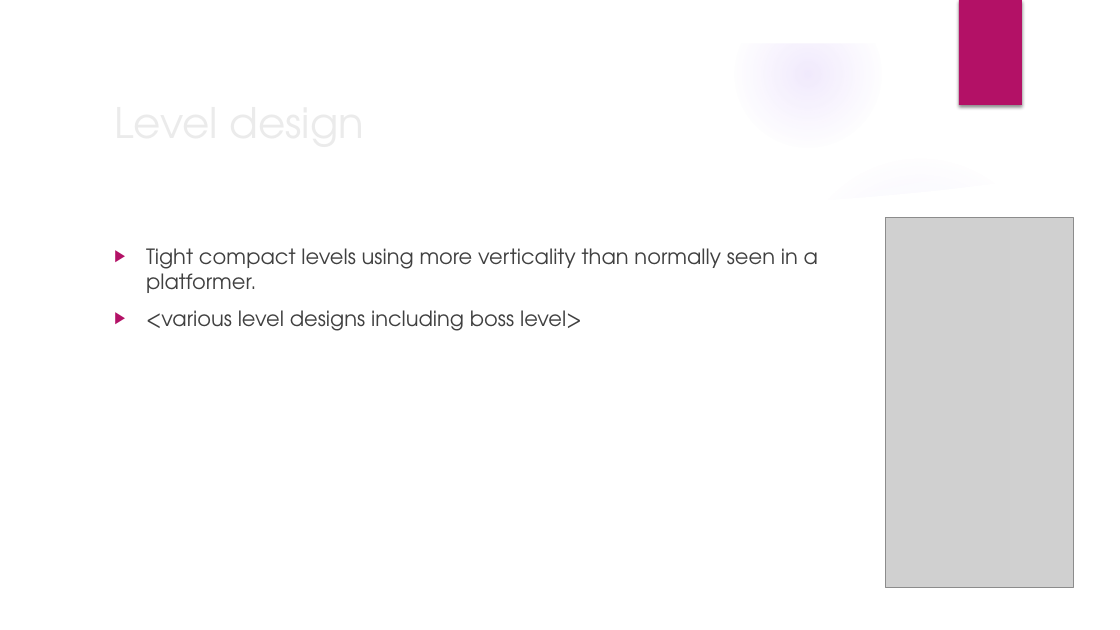
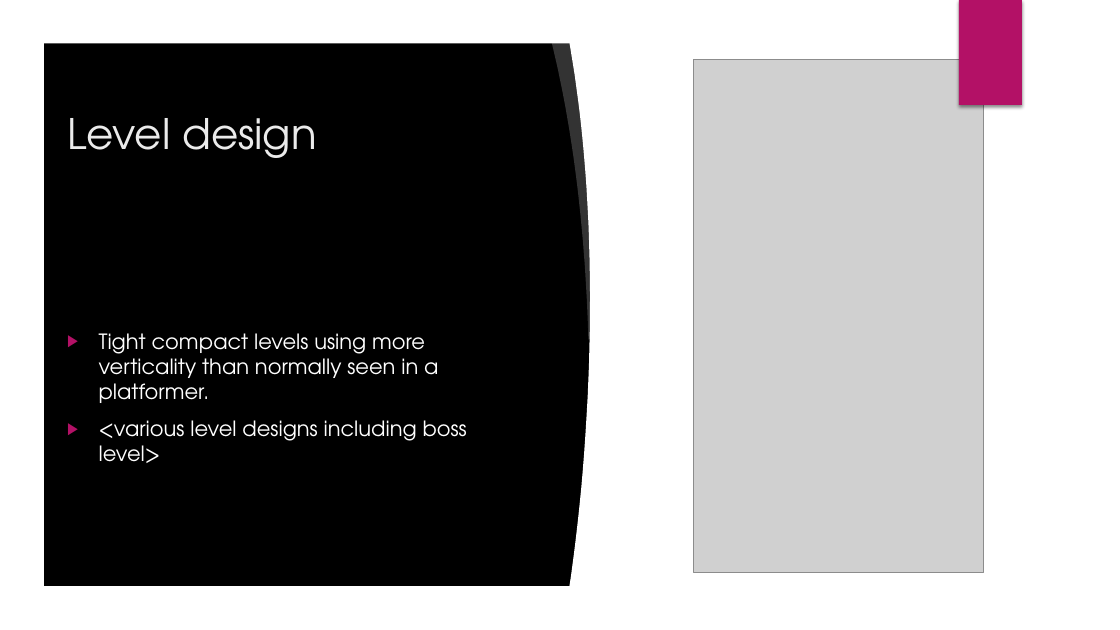
Before and after one commit to dawidK5/NinjaBall, a slide deck: slide 6 of pitchNinja Ball.pptx. Drawn at 1120x630 pixels with LibreOffice and Linux fonts; fonts in the diff are those of the drawing; grey boxes stand for pictures; background and template pictures are left out. Boxes give left, top, right and bottom in pixels: in the first picture for what was removed or moved away, otherwise in the second. Text is boxed around its words. In the diff, an @@ line names an element or a change of style, - is before the commit and + after.

```diff
--- a/pitchNinja Ball.pptx
+++ b/pitchNinja Ball.pptx
@@ freeform shape at [0,0,1120,630]: fill #FFFFFF to #000000 @@
@@ freeform shape added at [0,0,1120,630], fill #FFFFFF @@
@@ rectangle removed at [959,0,1022,105] @@
@@ rectangle added at [959,0,1022,105], fill #B31166 @@
@@ title "Level design" rewrapped from [238,310,284,326] to [67,118,317,158] @@
@@ freeform shape added at [551,35,616,341], fill #FFFFFF at 20% opacity @@
@@ freeform shape added at [569,37,1081,593], fill #FFFFFF @@
@@ picture added at [694,60,984,573] @@
@@ freeform shape at [779,140,1085,231]: fill #FFFFFF at 20% opacity to #000000 at 20% opacity @@
@@ freeform shape at [42,171,1078,588]: fill #FFFFFF to #000000 @@
@@ text "Tight compact levels using more ...": place and size @@
-text "Tight compact levels using more ..." at [146,248,818,331]
+text "Tight compact levels using more ..." at [99,333,467,463]
@@ text "Tight compact levels using more ..." at [99,333,467,463]: text colour #404040 to #FFFFFF; vertical alignment top to middle @@
@@ picture removed at [886,218,1073,587] @@
```
